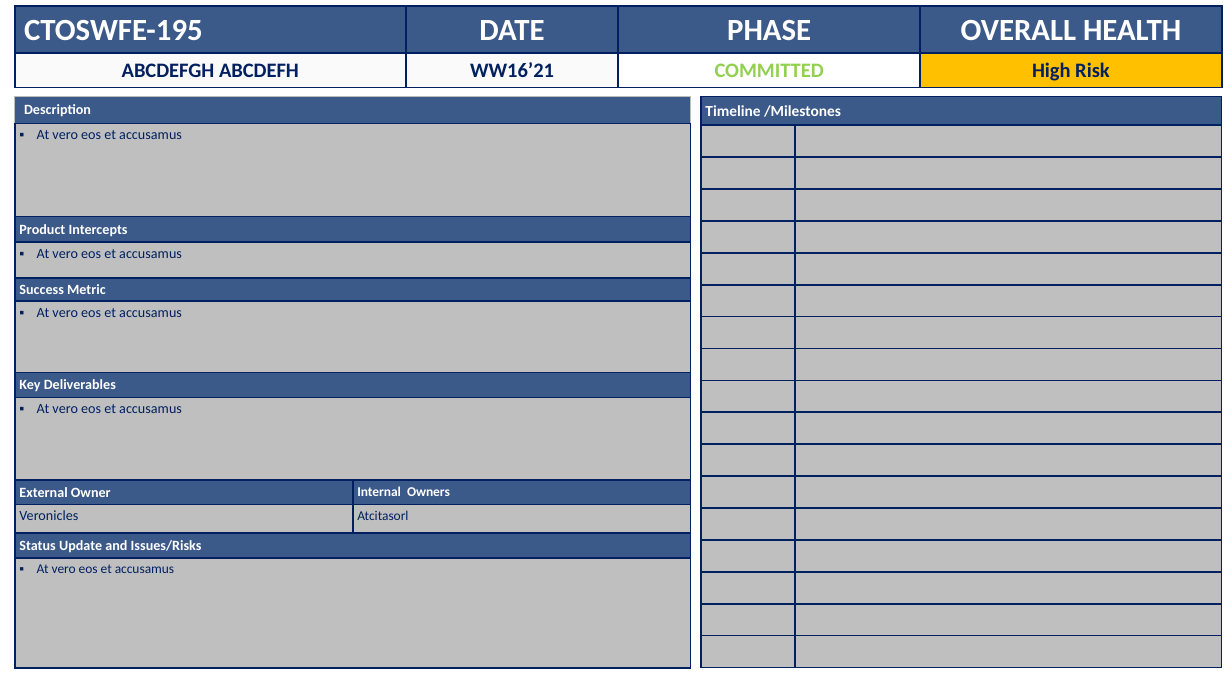
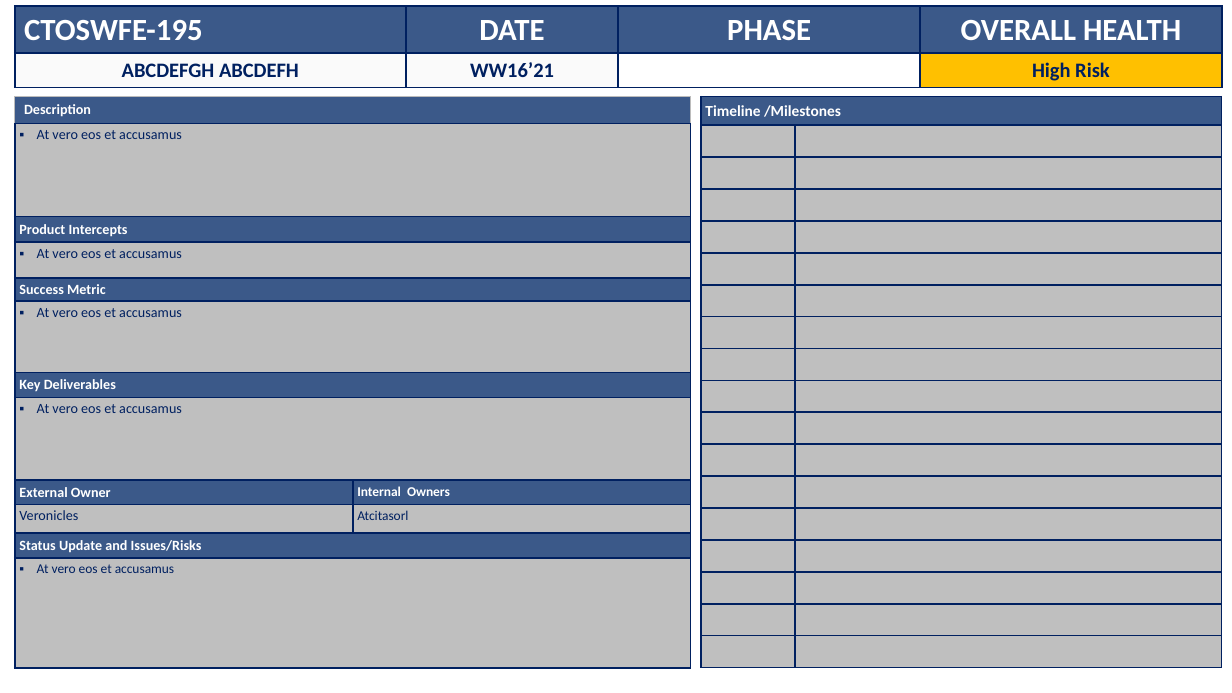
Before and after one commit to NguyenTatNhac/ppt-generator, a slide deck: slide 1 of src/main/resources/Template.pptx. Drawn at 1232x693 pixels with LibreOffice and Linux fonts; fonts in the diff are those of the drawing. Boxes give left, top, right and bottom in pixels: in the first picture for what was removed or moved away, otherwise in the second. Text is boxed around its words. In the diff, an @@ line names an element or a change of style, - is before the commit and + after.

```diff
--- a/src/main/resources/Template.pptx
+++ b/src/main/resources/Template.pptx
@@ table at (15, 6, 1223, 87) @@
@@ text colour #92D050 to #FFFFFF in "COMMITTED" @@
```
Also in this commit, not shown: 2 other files.
